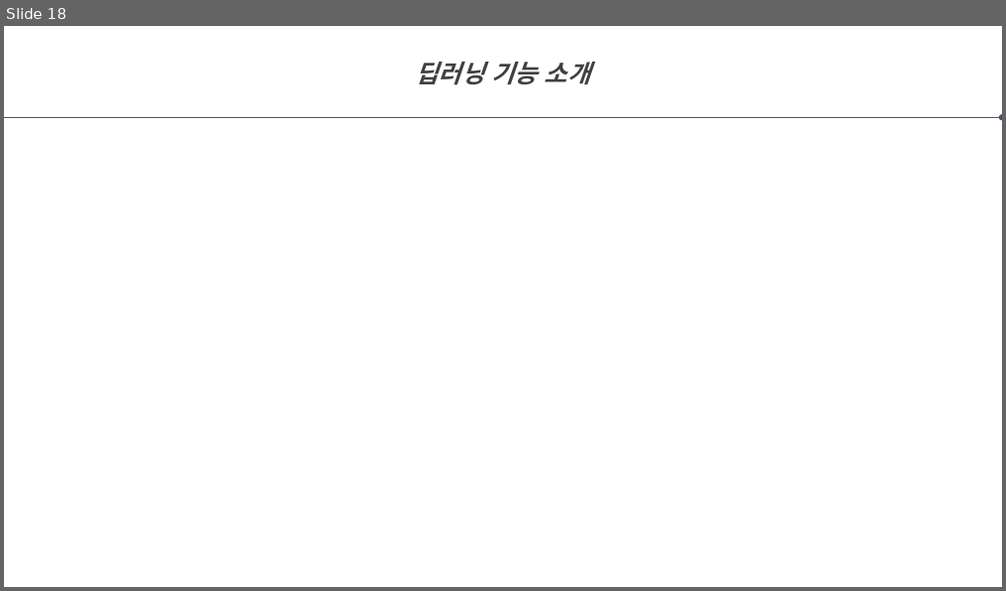
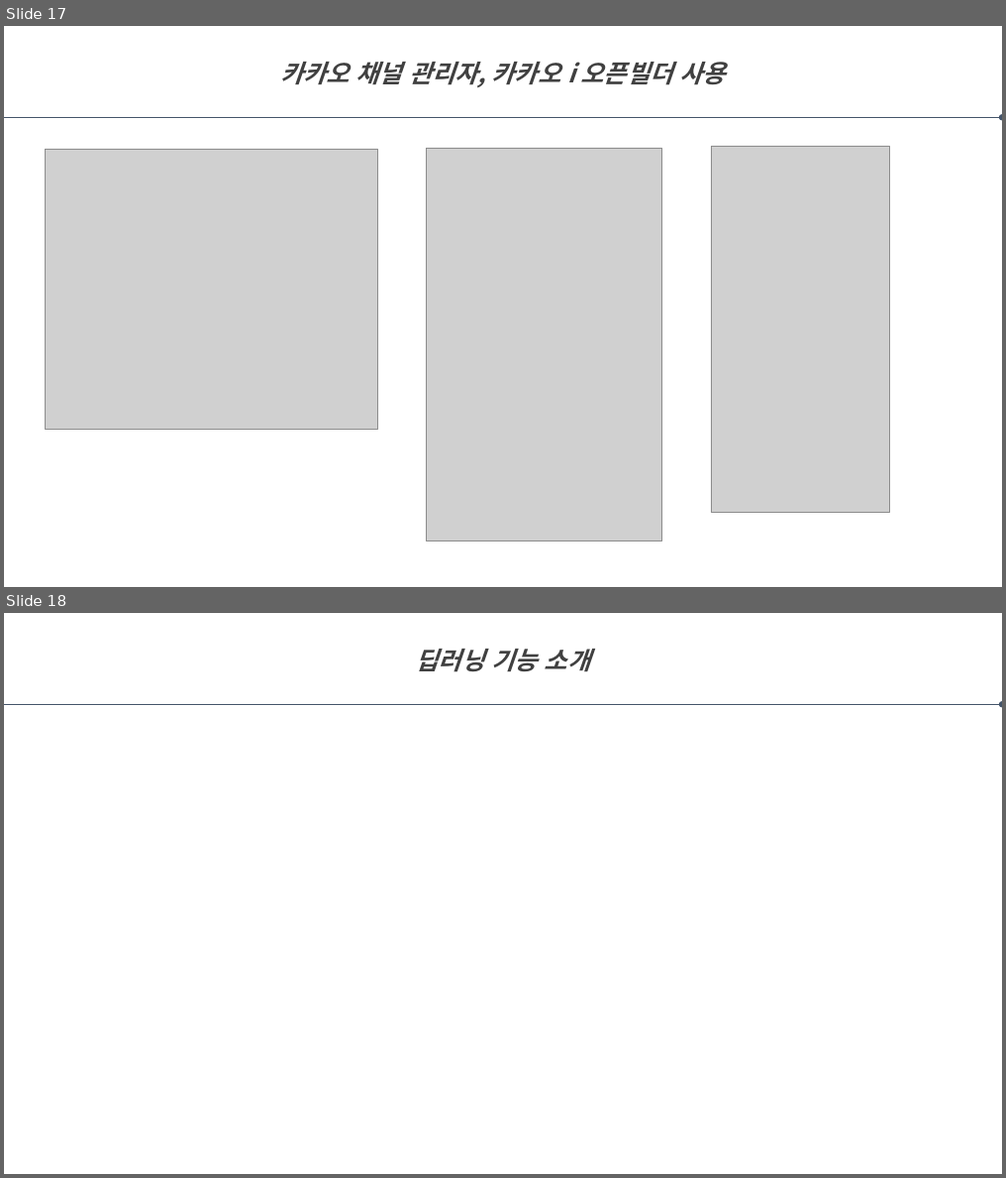
Before and after one commit to labory4302/SmartFarm, a slide deck: smartfarm.pptx. Shown one above the other, each under a label of ours: slide 18 before the commit, slides 17 and 18 after it. The pictures are 1006x591 and 1006x1178 pixels, drawn with LibreOffice and Linux fonts; fonts in the diff are those of the drawing; grey boxes stand for pictures. Boxes give left, top, right and bottom in pixels: in the first picture for what was removed or moved away, otherwise in the second. Text is boxed around its words. In the diff, an @@ line names an element or a change of style, - is before the commit and + after.

```diff
--- a/smartfarm.pptx
+++ b/smartfarm.pptx
@@ slide 17 added at [4, 26, 1002, 587], background #FFFFFF @@
@@ text added at [280, 62, 725, 87], 24 pt, text #404040, bold, italic @@
+카카오 채널 관리자, 카카오 i 오픈빌더 사용
@@ arrow added from (4, 117) to (1002, 117), #44546A 0.5 pt @@
@@ picture added at [46, 150, 377, 430] @@
@@ picture added at [426, 148, 662, 541] @@
@@ picture added at [711, 147, 889, 513] @@
```
Also in this commit, not shown: 2 slides changed, 2 other slides added, 3 slides removed.
